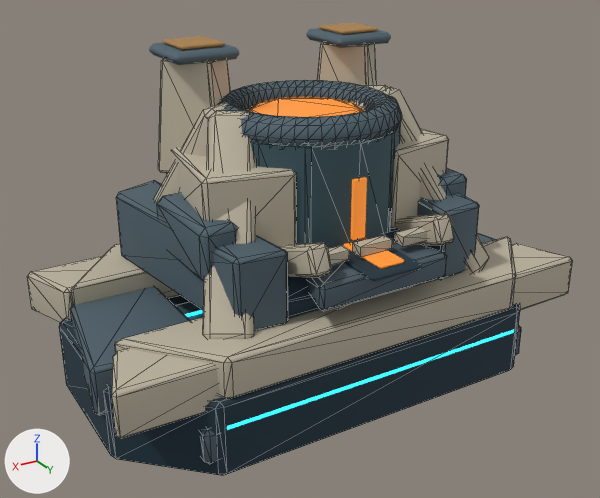
The glTF model space-battleship/assets/planets/facilities_v8/refinery.glb, before and after one commit.
Camera for both pictures: a 50 mm lens placed at (2.63, 4.31, 2.69), pointed at (0.1, 0.09, 0.58). The axes (+X, +Y, +Z) are drawn at lower left. The lights are the same throughout. The first picture is the older version. Mesh edges are drawn as thin lines on the coarser meshes. Where no turn or scale is listed for an object, it has been applied to the vertices. Vertices at exactly the same position are counted once.

Names of what the first picture shows: 'Closed faceted ore tower.001', 'Common flared primary load bank.002', 'Common flared primary load bank.003', 'Crucible shield shoulder.001', 'Four flared armored spine transitions.005', 'Four flared armored spine transitions.006', 'Four flared armored spine transitions.007', 'Furnace lower buttress shell.001', 'Heavy furnace upper clamp', 'Integrated tapered pressure socket.001', 'Open crucible trough returning into ring service bay', 'Outer heat louver bank.001', 'Tall angled chamber armor', 'Tall angled chamber armor.001', 'Twelve-facet heat chamber', 'Twin return load legs.001', 'Visible heavy socket-to-ring shear key.003' and 24 more.
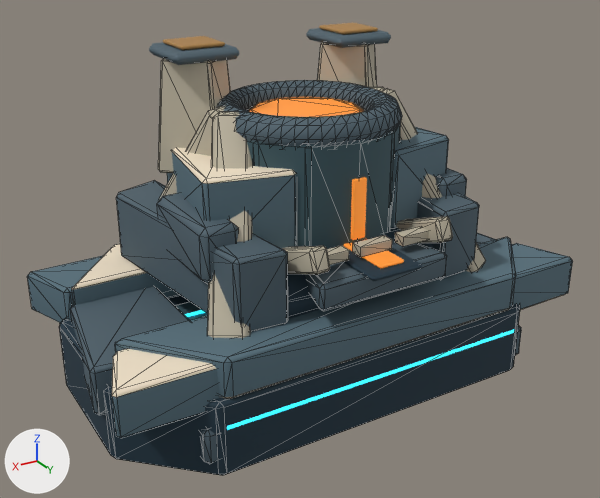
Where the change shows, as pixel boxes (x1, y1, x2, y2) in the pictures (600 x 498 px):
'Twin return load legs.001', reshaped (15% narrower): before (203, 111, 257, 339); after (207, 112, 253, 338)
'Crucible shield shoulder.001', reshaped (8% narrower, 14% shorter): before (280, 243, 332, 277); after (282, 246, 330, 275)
part 1 of me_common_flared_primary_load_bank_002, recoloured (light grey to beige): (72, 244, 147, 290) in both
part 2 of me_common_flared_primary_load_bank_002, recoloured (light grey to cyan): (71, 273, 180, 305) in both
part 3 of me_common_flared_primary_load_bank_003, recoloured: (219, 308, 510, 399) in both
part 4 of me_common_flared_primary_load_bank_003, recoloured (light grey to cyan): (115, 237, 516, 397) in both
part 6 of me_four_flared_armored_spine_transitions_005, recoloured (light grey to cyan): (511, 243, 573, 309) in both
part 7 of me_four_flared_armored_spine_transitions_006, recoloured (light grey to cyan): (27, 256, 103, 323) in both
part 8 of me_four_flared_armored_spine_transitions_007, recoloured: (112, 349, 217, 397) in both
part 9 of me_four_flared_armored_spine_transitions_007, recoloured (light grey to cyan): (112, 369, 222, 438) in both
part 10 of me_tall_angled_chamber_armor, recoloured (light grey to cyan): (391, 128, 449, 227) in both
part 11 of me_tall_angled_chamber_armor_001, recoloured (lighter): (172, 147, 296, 184) in both
part 12 of me_tall_angled_chamber_armor_001, recoloured (light grey to cyan): (167, 152, 296, 247) in both

The change, as a diff of the scene's bpy script:
```diff
--- a/space-battleship/assets/planets/facilities_v8/refinery.glb.py
+++ b/space-battleship/assets/planets/facilities_v8/refinery.glb.py
@@ mat_recessed_slate_armor_flanks @@
+mat_recessed_slate_armor_flanks = principled_material('Recessed slate armor flanks')
+mat_recessed_slate_armor_flanks.base_color = (0.1, 0.17, 0.21)  # cyan #59737e
+mat_recessed_slate_armor_flanks.metallic = 0.09
+mat_recessed_slate_armor_flanks.roughness = 0.78
@@ me_common_flared_primary_load_bank_002 @@
 me_common_flared_primary_load_bank_002.from_pydata(...)  # 24 vertices, 44 faces; spans x -1.45..1.45, y -0.9..-0.38, z 0.2..0.46
+# me_common_flared_primary_load_bank_002 part 1: 14 faces spanning x -1.45..1.45, y -0.9..-0.38, z 0.44..0.46 switch from mat_warm_faceted_ivory_armor (light grey #bfb6a2) to mat_lit_ivory_armor_facets (beige #f3e5cb)
+# me_common_flared_primary_load_bank_002 part 2: 30 faces spanning x -1.45..1.45, y -0.9..-0.38, z 0.2..0.44 switch from mat_warm_faceted_ivory_armor (light grey #bfb6a2) to mat_recessed_slate_armor_flanks (cyan #59737e)
@@ me_common_flared_primary_load_bank_003 @@
 me_common_flared_primary_load_bank_003.from_pydata(...)  # 24 vertices, 44 faces; spans x -1.45..1.45, y 0.38..0.9, z 0.2..0.46
+# me_common_flared_primary_load_bank_003 part 3: 14 faces spanning x -1.45..1.45, y 0.38..0.9, z 0.2..0.23 switch from mat_warm_faceted_ivory_armor (light grey #bfb6a2) to mat_lit_ivory_armor_facets (beige #f3e5cb)
+# me_common_flared_primary_load_bank_003 part 4: 30 faces spanning x -1.45..1.45, y 0.38..0.9, z 0.22..0.46 switch from mat_warm_faceted_ivory_armor (light grey #bfb6a2) to mat_recessed_slate_armor_flanks (cyan #59737e)
@@ me_cube_046 @@
-me_cube_046.from_pydata(...)  # 24 vertices, 44 faces; spans x -0.065..0.065, y -0.298..0.298, z -0.177..0.177
+me_cube_046.from_pydata(...)  # 24 vertices, 44 faces; spans x -0.055..0.055, y -0.294..0.294, z -0.165..0.165
+# me_cube_046 part 5: 24 of 24 vertices moved; they spanned x -0.065..0.065, y -0.298..0.298, z -0.177..0.177 and now span x -0.055..0.055, y -0.294..0.294, z -0.165..0.165; mean shift (0.0, 0.0, 0.0)
 me_cube_046.materials.append(mat_warm_faceted_ivory_armor)
@@ me_four_flared_armored_spine_transitions_005 @@
 me_four_flared_armored_spine_transitions_005.from_pydata(...)  # 24 vertices, 44 faces; spans x -1.621..-0.701, y 0.43..0.859, z 0.13..0.42
+# me_four_flared_armored_spine_transitions_005 part 6: 30 faces spanning x -1.621..-0.701, y 0.43..0.859, z 0.155..0.42 switch from mat_warm_faceted_ivory_armor (light grey #bfb6a2) to mat_recessed_slate_armor_flanks (cyan #59737e)
+me_four_flared_armored_spine_transitions_005.materials.append(mat_lit_ivory_armor_facets)  # beige #f3e5cb
@@ me_four_flared_armored_spine_transitions_006 @@
 me_four_flared_armored_spine_transitions_006.from_pydata(...)  # 24 vertices, 44 faces; spans x 0.701..1.621, y -0.859..-0.43, z 0.13..0.42
+# me_four_flared_armored_spine_transitions_006 part 7: 30 faces spanning x 0.701..1.621, y -0.859..-0.43, z 0.155..0.42 switch from mat_warm_faceted_ivory_armor (light grey #bfb6a2) to mat_recessed_slate_armor_flanks (cyan #59737e)
+me_four_flared_armored_spine_transitions_006.materials.append(mat_lit_ivory_armor_facets)  # beige #f3e5cb
@@ me_four_flared_armored_spine_transitions_007 @@
 me_four_flared_armored_spine_transitions_007.from_pydata(...)  # 24 vertices, 44 faces; spans x 0.701..1.621, y 0.43..0.859, z 0.13..0.42
+# me_four_flared_armored_spine_transitions_007 part 8: 14 faces spanning x 0.701..1.621, y 0.43..0.859, z 0.395..0.42 switch from mat_warm_faceted_ivory_armor (light grey #bfb6a2) to mat_lit_ivory_armor_facets (beige #f3e5cb)
+# me_four_flared_armored_spine_transitions_007 part 9: 30 faces spanning x 0.701..1.621, y 0.43..0.859, z 0.13..0.395 switch from mat_warm_faceted_ivory_armor (light grey #bfb6a2) to mat_recessed_slate_armor_flanks (cyan #59737e)
@@ me_tall_angled_chamber_armor @@
 me_tall_angled_chamber_armor.from_pydata(...)  # 24 vertices, 44 faces; spans x -0.866..-0.242, y -0.529..0.474, z 0.74..1.26
+# me_tall_angled_chamber_armor part 10: 30 faces spanning x -0.866..-0.242, y -0.529..0.474, z 0.765..1.26 switch from mat_warm_faceted_ivory_armor (light grey #bfb6a2) to mat_recessed_slate_armor_flanks (cyan #59737e)
+me_tall_angled_chamber_armor.materials.append(mat_lit_ivory_armor_facets)  # beige #f3e5cb
@@ me_tall_angled_chamber_armor_001 @@
 me_tall_angled_chamber_armor_001.from_pydata(...)  # 24 vertices, 44 faces; spans x 0.242..0.866, y -0.529..0.474, z 0.74..1.26
+# me_tall_angled_chamber_armor_001 part 11: 14 faces spanning x 0.242..0.866, y -0.529..0.474, z 1.235..1.26 switch from mat_warm_faceted_ivory_armor (light grey #bfb6a2) to mat_lit_ivory_armor_facets (beige #f3e5cb)
+# me_tall_angled_chamber_armor_001 part 12: 30 faces spanning x 0.242..0.866, y -0.529..0.474, z 0.74..1.235 switch from mat_warm_faceted_ivory_armor (light grey #bfb6a2) to mat_recessed_slate_armor_flanks (cyan #59737e)
@@ me_cube_036 @@
-me_cube_036.from_pydata(...)  # 24 vertices, 44 faces; spans x -0.345..0.345, y -0.449..0.449, z -0.615..0.615
+me_cube_036.from_pydata(...)  # 24 vertices, 44 faces; spans x -0.32..0.32, y -0.427..0.427, z -0.606..0.606
+# me_cube_036 part 13: 24 of 24 vertices moved; they spanned x -0.345..0.345, y -0.449..0.449, z -0.615..0.615 and now span x -0.32..0.32, y -0.427..0.427, z -0.606..0.606; mean shift (0.0, 0.0, 0.0)
 me_cube_036.materials.append(mat_warm_faceted_ivory_armor)
```
